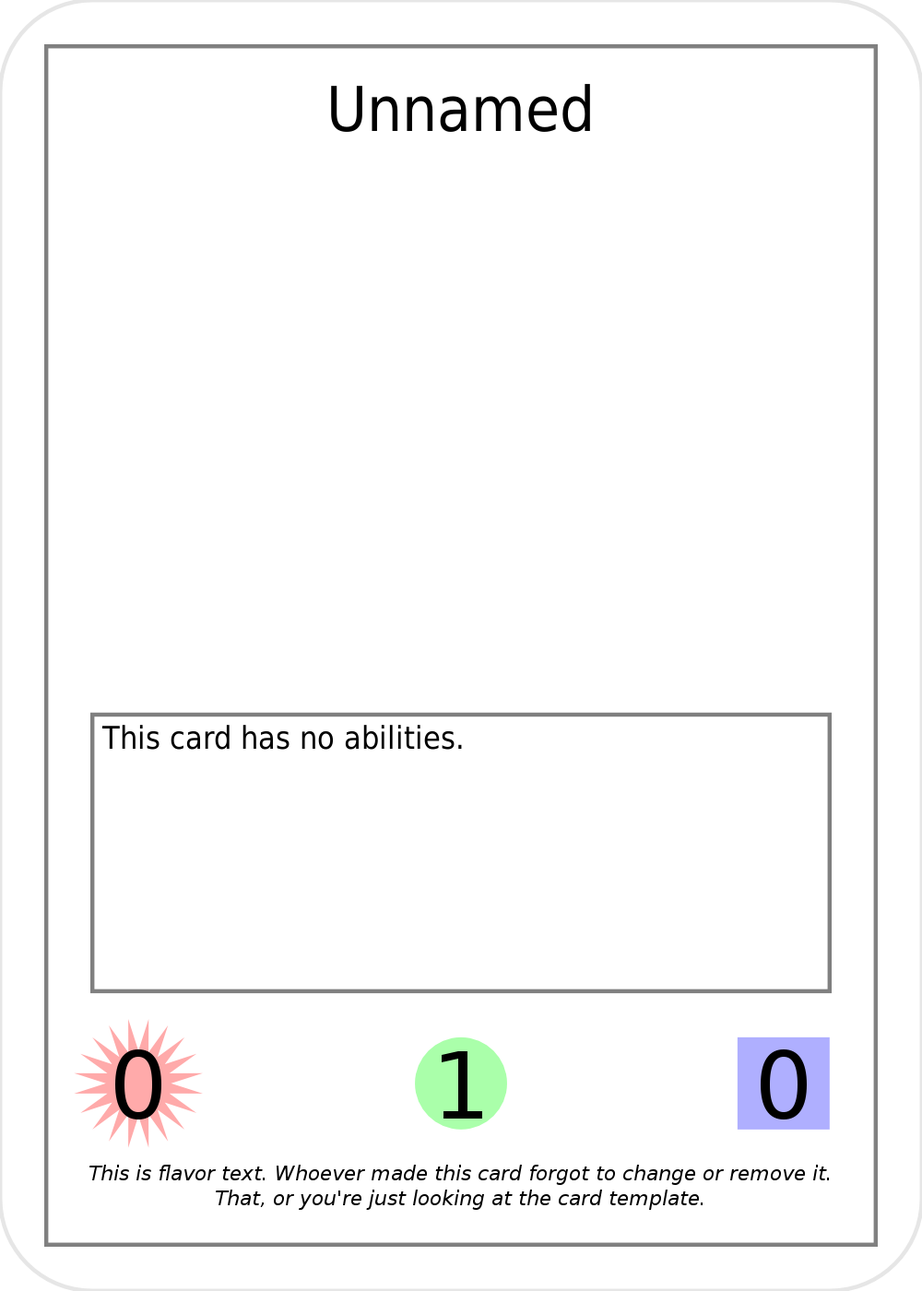
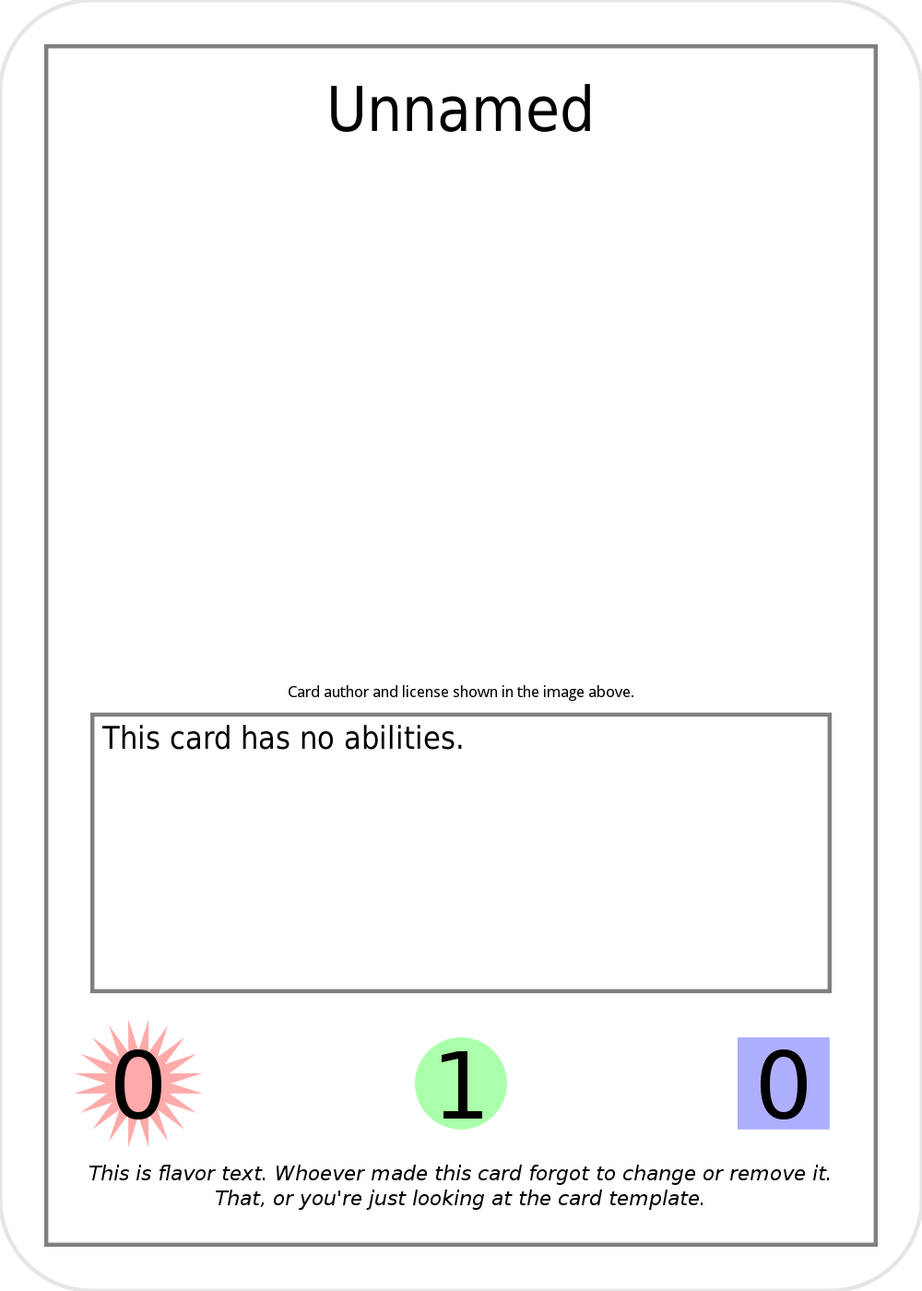
Comparing the layer stacks of the two 922×1291 images. Changes:
added layer "Card License" above "Creature Template" over [288, 685, 634, 702]
